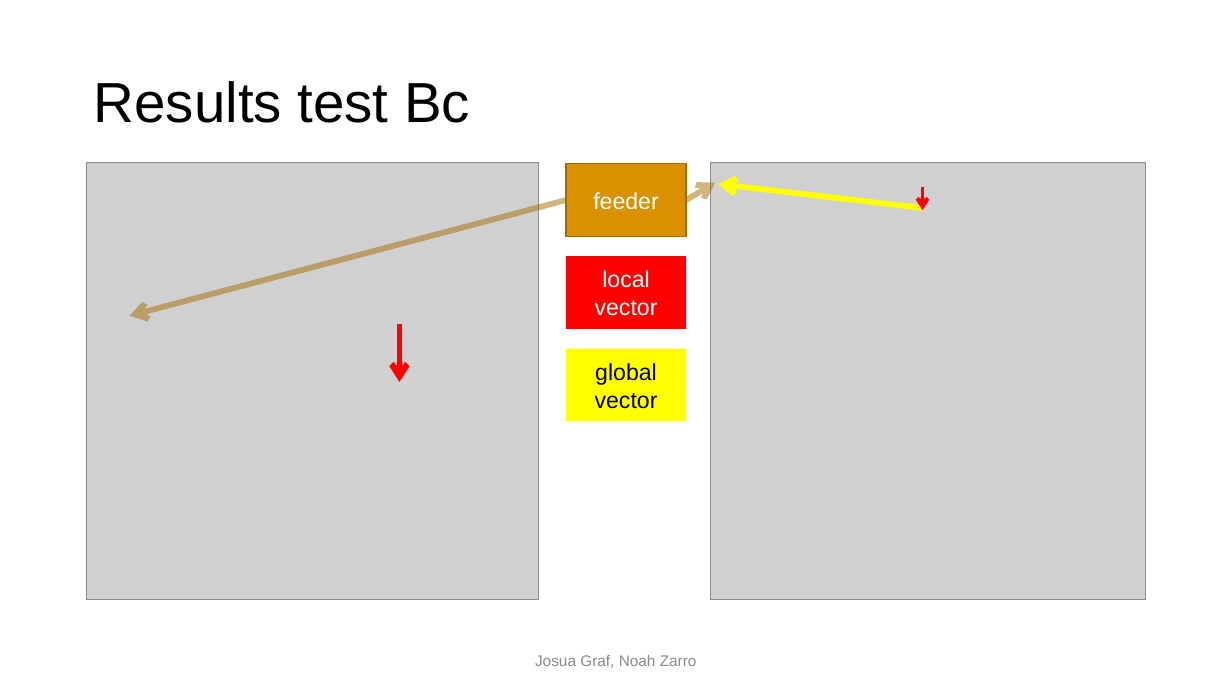
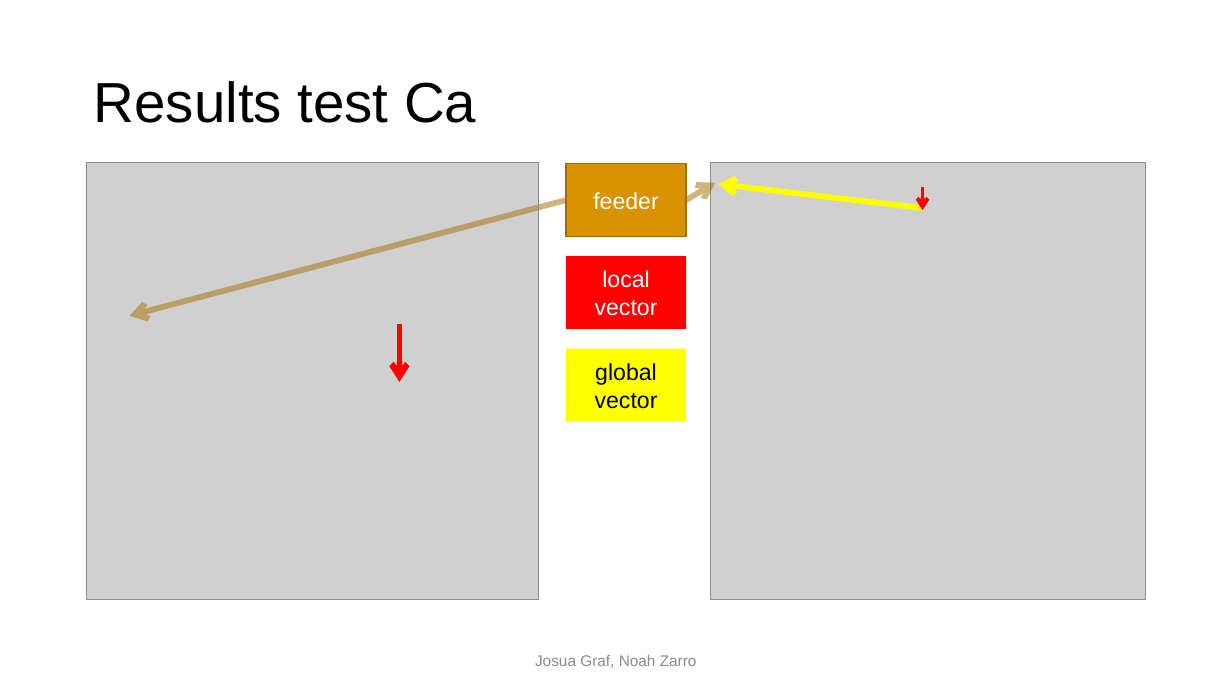
Before and after one commit to noahzarro/project_template, a slide deck: slide 8 of final_presentation/Back to home in desert.pptx. Drawn at 1232x693 pixels with LibreOffice and Linux fonts; fonts in the diff are those of the drawing; grey boxes stand for pictures. Boxes give left, top, right and bottom in pixels: in the first picture for what was removed or moved away, otherwise in the second. Text is boxed around its words. In the diff, an @@ line names an element or a change of style, - is before the commit and + after.

```diff
--- a/final_presentation/Back to home in desert.pptx
+++ b/final_presentation/Back to home in desert.pptx
@@ text at (x1=94, y1=81, x2=476, y2=123): text changed @@
-Results test Bc
+Results test Ca
```
Also in this commit, not shown: 1 other slide changed, 1 other file.
